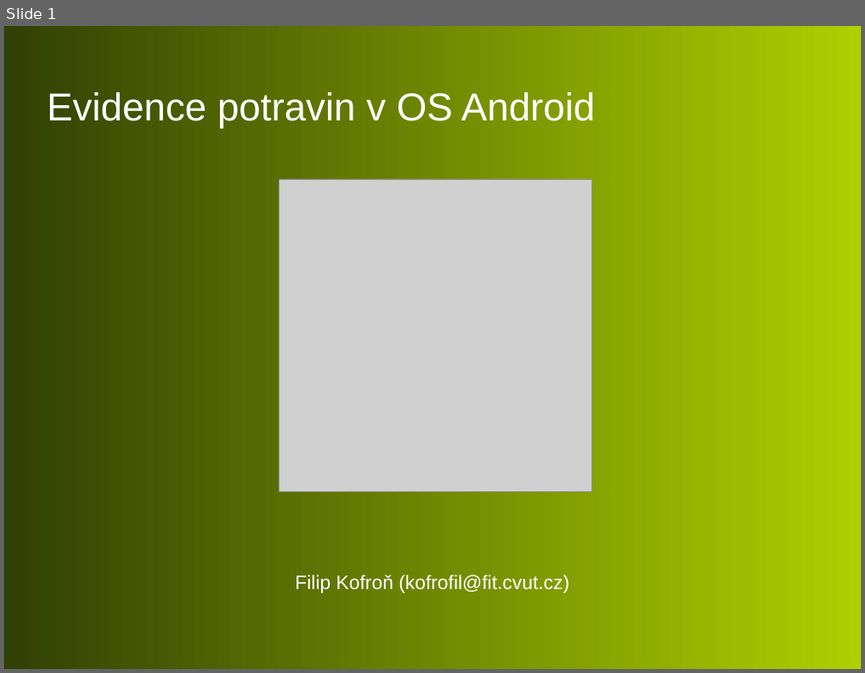
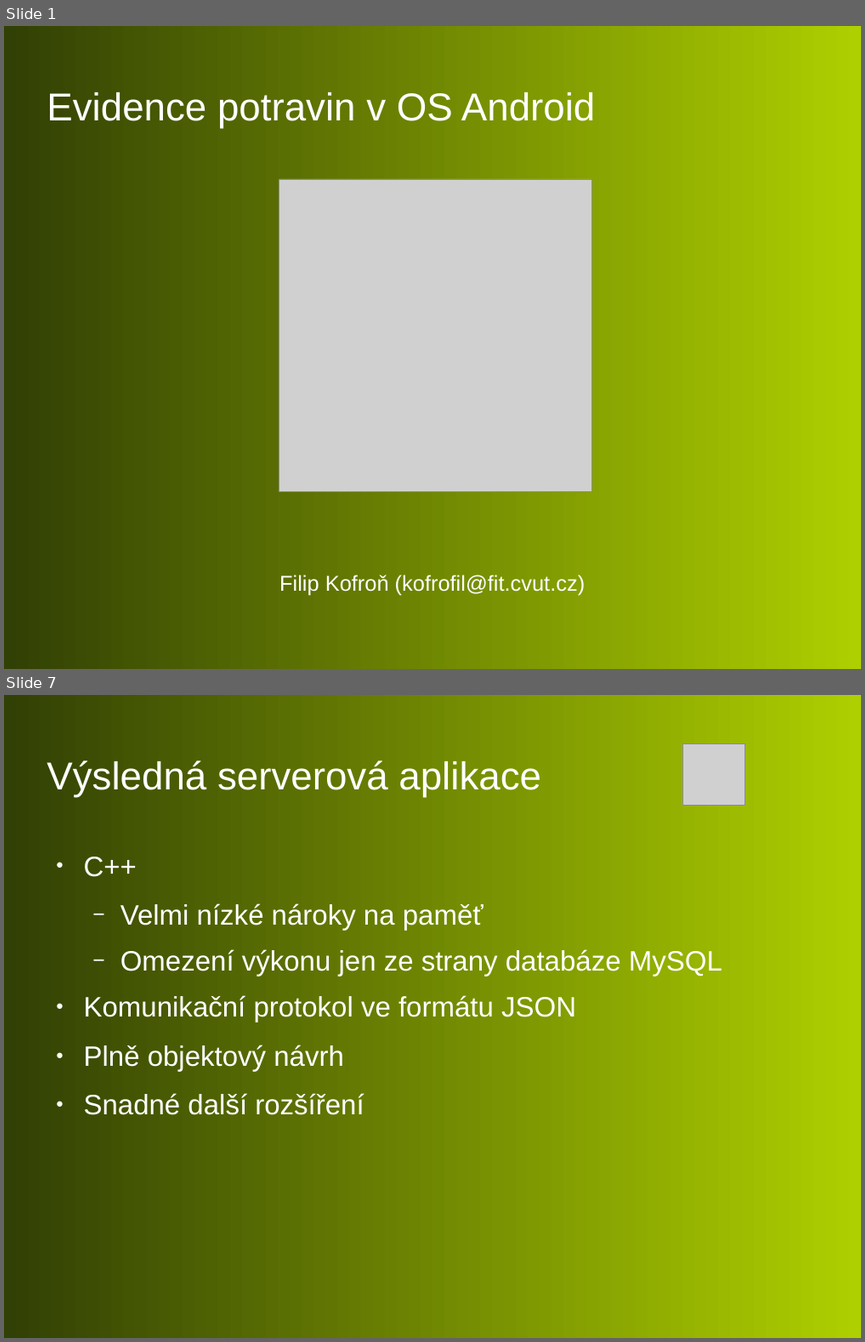
Before and after one commit to filipkofron/finals, a slide deck: obhajoba_filip_kofron.odp. Shown one above the other, each under a label of ours: slide 1 before the commit, slides 1 and 7 after it; the slides between them are not shown. The pictures are 865x673 and 865x1342 pixels, drawn with LibreOffice and Linux fonts; fonts in the diff are those of the drawing; grey boxes stand for pictures; background and template pictures are left out. Boxes give left, top, right and bottom in pixels: in the first picture for what was removed or moved away, otherwise in the second. Text is boxed around its words. In the diff, an @@ line names an element or a change of style, - is before the commit and + after.

```diff
--- a/obhajoba_filip_kofron.odp
+++ b/obhajoba_filip_kofron.odp
@@ slide 7 added at [4, 695, 861, 1338], background picture (left out) @@
@@ picture added at [683, 744, 745, 805] @@
@@ title added at [46, 760, 541, 798], 36 pt, text #FFFFFF @@
+Výsledná serverová aplikace
@@ text added at [84, 857, 722, 1115], 26 pt, text #FFFFFF @@
+● C++
+  − Velmi nízké nároky na paměť
+  − Omezení výkonu jen ze strany databáze MySQL
+● Komunikační protokol ve formátu JSON
+● Plně objektový návrh
+● Snadné další rozšíření
@@ slide 1 changed as well @@
@@ text "Filip Kofroň (kofrofil@fit.cvut.cz)" at [279, 574, 585, 596]: size 18 to 20 pt @@
```
Also in this commit, not shown: 6 other slides added.
